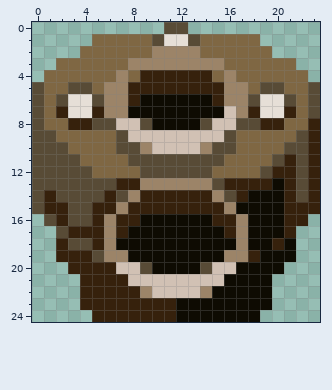
Two versions of one pixel-art sprite, Al_Capone's_Death_Star/Assets/Sprites/doohickey.png. The picture above was drawn from the file before the commit.
The file is 24x25 pixels.
And afterwards:
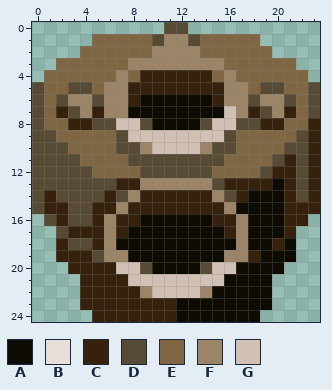
Palette (. is transparent): A #0e0b02  B #e6dfd7  C #36210c  D #584b36  E #7f6743  F #9c8468  G #d1c1b4
Diff:
y 1: x 11..12 BB -> FF
y 6: x 3..4 BB -> FF; x 19..20 BB -> FF
y 7: x 3..4 BB -> DF; x 19..20 BB -> DF
Where, in picture pixels (left, top, right, bottom), the same in both pictures:
changed: (164, 34, 188, 46)
changed: (68, 94, 92, 118)
changed: (260, 94, 284, 118)
